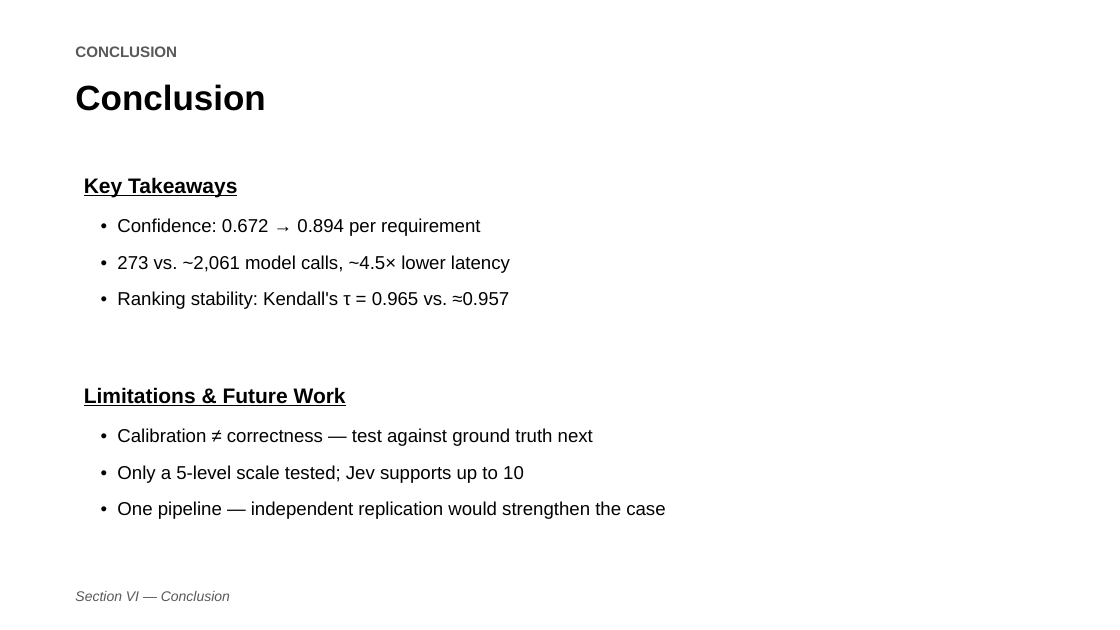
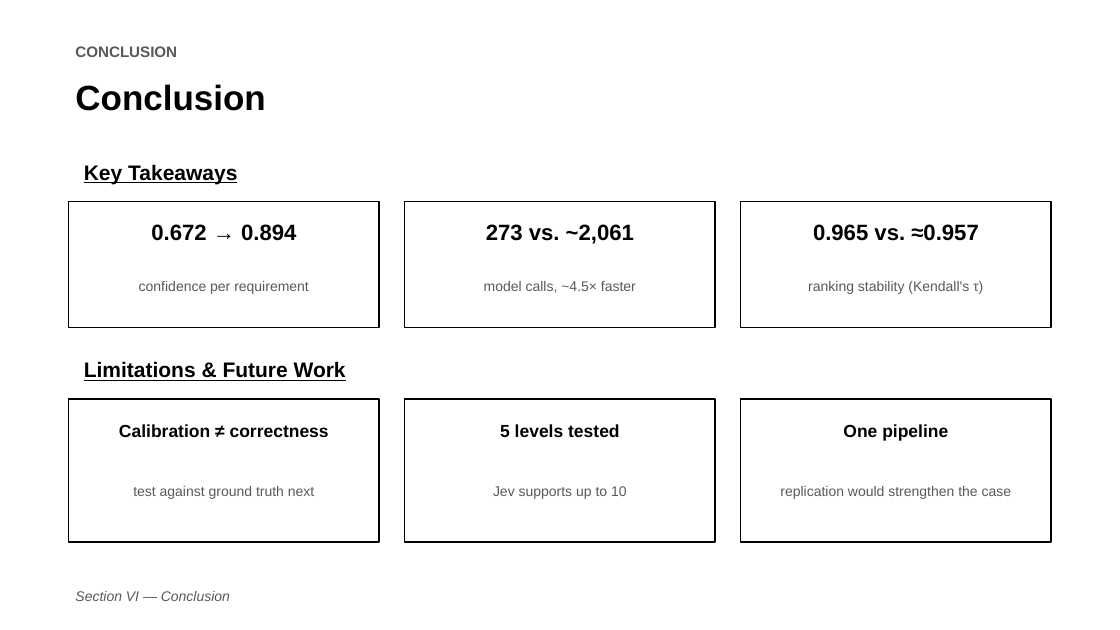
Before and after one commit to jessieangelicauni/hire-rank, a slide deck: slide 13 of docs/presentation/icaides2026_jev.pptx. Drawn at 1120x630 pixels with LibreOffice and Linux fonts; fonts in the diff are those of the drawing. Boxes give left, top, right and bottom in pixels: in the first picture for what was removed or moved away, otherwise in the second. Text is boxed around its words. In the diff, an @@ line names an element or a change of style, - is before the commit and + after.

```diff
--- a/docs/presentation/icaides2026_jev.pptx
+++ b/docs/presentation/icaides2026_jev.pptx
@@ text "Key Takeaways": place and size @@
-text "Key Takeaways" at box(84, 177, 237, 197)
+text "Key Takeaways" at box(84, 164, 237, 184)
@@ rectangle added at box(69, 202, 380, 328), outline #000000 1.5 pt @@
@@ rectangle added at box(405, 202, 716, 328), outline #000000 1.5 pt @@
@@ rectangle added at box(741, 202, 1052, 328), outline #000000 1.5 pt @@
@@ text removed at box(117, 218, 510, 309) @@
-• Confidence: 0.672 → 0.894 per requirement
-• 273 vs. ~2,061 model calls, ~4.5× lower latency
-• Ranking stability: Kendall's τ = 0.965 vs. ≈0.957
@@ text added at box(151, 224, 296, 241), 19 pt, text #000000, bold @@
+0.672 → 0.894
@@ text added at box(486, 224, 634, 244), 19 pt, text #000000, bold @@
+273 vs. ~2,061
@@ text added at box(813, 224, 978, 241), 19 pt, text #000000, bold @@
+0.965 vs. ≈0.957
@@ text added at box(139, 281, 309, 294), 12 pt, text #595959 @@
+confidence per requirement
@@ text added at box(484, 281, 636, 293), 12 pt, text #595959 @@
+model calls, ~4.5× faster
@@ text added at box(808, 281, 983, 294), 12 pt, text #595959 @@
+ranking stability (Kendall's τ)
@@ text "Limitations & Future Work": place and size @@
-text "Limitations & Future Work" at box(84, 387, 346, 406)
+text "Limitations & Future Work" at box(84, 361, 346, 381)
@@ rectangle added at box(69, 399, 380, 542), outline #000000 1.5 pt @@
@@ rectangle added at box(405, 399, 716, 542), outline #000000 1.5 pt @@
@@ rectangle added at box(741, 399, 1052, 542), outline #000000 1.5 pt @@
@@ text removed at box(117, 428, 665, 519) @@
-• Calibration ≠ correctness — test against ground truth next
-• Only a 5-level scale tested; Jev supports up to 10
-• One pipeline — independent replication would strengthen the case
@@ text added at box(119, 424, 329, 437), 15 pt, text #000000, bold @@
+Calibration ≠ correctness
@@ text added at box(500, 424, 620, 437), 15 pt, text #000000, bold @@
+5 levels tested
@@ text added at box(843, 424, 948, 441), 15 pt, text #000000, bold @@
+One pipeline
@@ text added at box(133, 486, 314, 499), 12 pt, text #595959 @@
+test against ground truth next
@@ text added at box(493, 486, 627, 499), 12 pt, text #595959 @@
+Jev supports up to 10
@@ text added at box(780, 486, 1011, 499), 12 pt, text #595959 @@
+replication would strengthen the case
```
Also in this commit, not shown: 3 other slides changed, 1 other file.
